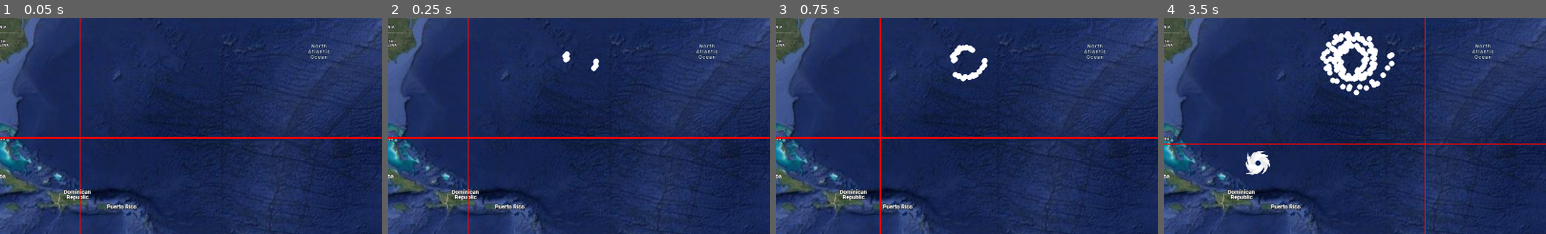
Above: before the commit, frames 1-4 (left to right).
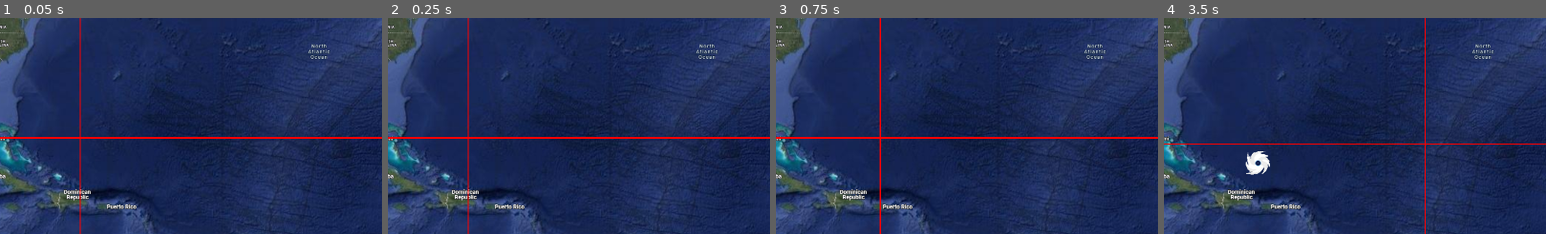
Above: after the commit, the same moments.

Repository: nschrag/BigHurricaneHunter
Game: Godot game, scene res://Map02.tscn
Two runs of this game, one before a commit and one after it. Both use one fixed random seed, a clock stepped at 60 frames per second and the inputs below.
Inputs:
- Up to frame 1 (0.05 s): no input
- Up to frame 2 (0.25 s): no input
- Up to frame 3 (0.75 s): hold Right (ui_right) from 0.53 s (still down)
- Up to frame 4 (3.5 s): release Right (ui_right) at 1.28 s; hold Down (ui_down) 1.28-2.03 s; hold Right (ui_right) 2.03-2.78 s; hold Up (ui_up) from 2.78 s (still down)
The pictures show only the part of the screen within x 40-90%, y 22-72%; the shares and areas given below are measured in that part.

Frame 1 is identical in both runs. In frame 2, 0.2% of the frame differs, in the area x 45-56%, y 15-25%; in frame 3, 0.6%; in frame 4, 2.6%, in the area x 40-61%, y 5-36%.

Commit message:
Putting particle based hurricane on the back burner

Diff:
--- a/Map02.tscn
+++ b/Map02.tscn
@@ -7,21 +7,29 @@
 [ext_resource type="Script" uid="uid://di76tdib2131s" path="res://Rotate.gd" id="5_s8noj"]
 [ext_resource type="Texture2D" uid="uid://n73lyqd54tiv" path="res://Particle02.png" id="6_s8noj"]
 
+[sub_resource type="Curve" id="Curve_s8noj"]
+_data = [Vector2(0, 0), 0.0, 0.0, 0, 0, Vector2(0.316177, 1), 0.142148, 0.142148, 0, 0, Vector2(0.75, 1), 0.0, 0.0, 0, 0, Vector2(1, 0), 0.0, 0.0, 0, 0]
+point_count = 4
+
+[sub_resource type="CurveTexture" id="CurveTexture_s03es"]
+curve = SubResource("Curve_s8noj")
+
 [sub_resource type="ParticleProcessMaterial" id="ParticleProcessMaterial_6k02l"]
 particle_flag_disable_z = true
-emission_shape = 1
-emission_sphere_radius = 5.0
-angle_min = 360.0
-angle_max = 360.0
-direction = Vector3(1, 1, 0)
-spread = 180.0
+angle_min = 1.07288e-05
+angle_max = 1.07288e-05
+direction = Vector3(0, 1, 0)
+spread = 0.0
+initial_velocity_max = 51.72
 gravity = Vector3(0, 0, 0)
-linear_accel_min = 5.0
-linear_accel_max = 10.0
-radial_accel_min = 31.03
-radial_accel_max = 32.18
+linear_accel_min = -2.23517e-06
+linear_accel_max = -2.23517e-06
+radial_accel_min = -2.23517e-06
+radial_accel_max = 19.54
 tangential_accel_min = -2.23517e-06
 tangential_accel_max = -2.23517e-06
+scale_max = 2.0
+alpha_curve = SubResource("CurveTexture_s03es")
 
 [node name="Node2D" type="Node2D"]
 
@@ -36,26 +44,23 @@
 hurricane_parent = NodePath("../Map01")
 
 [node name="Node2D" type="Node2D" parent="."]
+visible = false
 position = Vector2(272, -195)
-rotation = 1039.74
+rotation = 1915.2
 script = ExtResource("5_s8noj")
 active = true
 rate = 1.0
 
 [node name="GPUParticles2D" type="GPUParticles2D" parent="Node2D"]
-position = Vector2(30, 0)
+position = Vector2(-30, 0)
 amount = 64
 texture = ExtResource("6_s8noj")
-lifetime = 1.74
-speed_scale = 0.5
-randomness = 0.4
+lifetime = 3.14
 process_material = SubResource("ParticleProcessMaterial_6k02l")
 
 [node name="GPUParticles2D2" type="GPUParticles2D" parent="Node2D"]
-position = Vector2(-45, 0)
+position = Vector2(-60, 0)
 amount = 64
 texture = ExtResource("6_s8noj")
-lifetime = 1.74
-speed_scale = 0.5
-randomness = 0.4
+lifetime = 3.14
 process_material = SubResource("ParticleProcessMaterial_6k02l")
--- a/Rotate.gd
+++ b/Rotate.gd
@@ -9,4 +9,4 @@
 		rotation = 0
 		return
 
-	rotation += PI * delta
+	rotation += PI * delta * rate
Not shown: 1 places in Map02.tscn that only renumber resources
